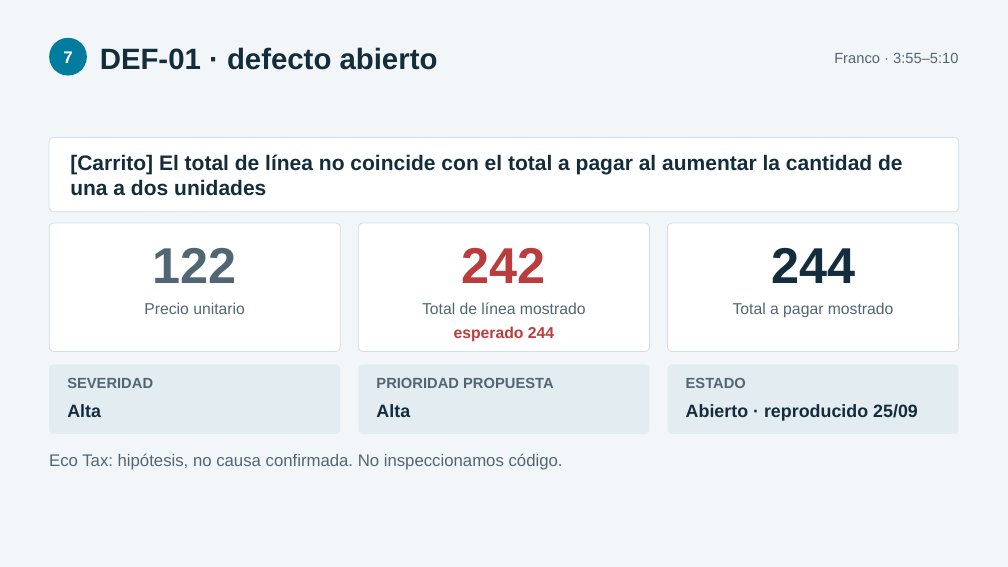
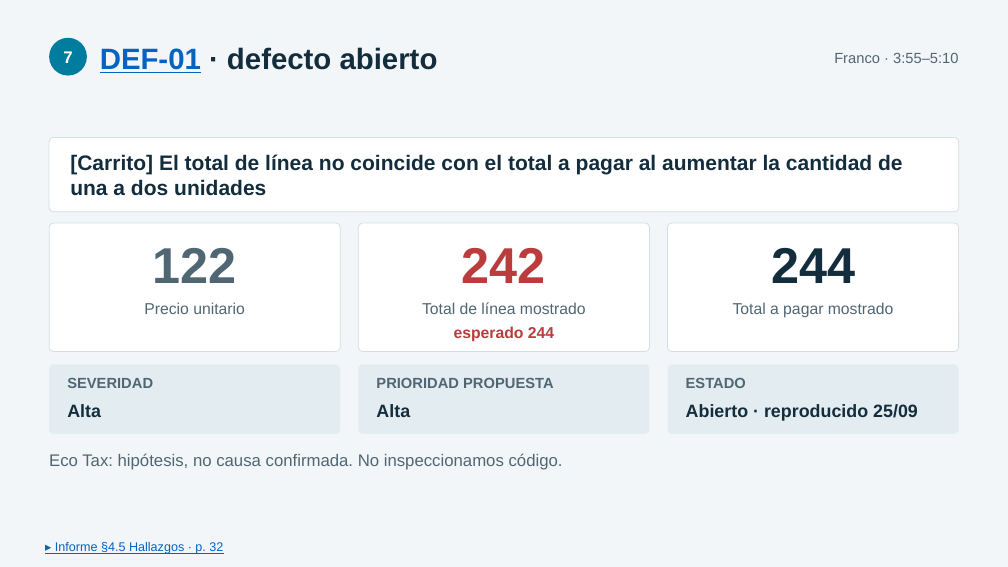
Before and after one commit to usuariogranit/Proyecto1_Caso3_OpenCart, a slide deck: slide 7 of entrega/Proyecto1_Caso3_Grupo5/Proyecto1_Caso3_Grupo5_Exposicion_FINAL.pptx. Drawn at 1008x567 pixels with LibreOffice and Linux fonts; fonts in the diff are those of the drawing. Boxes give left, top, right and bottom in pixels: in the first picture for what was removed or moved away, otherwise in the second. Text is boxed around its words. In the diff, an @@ line names an element or a change of style, - is before the commit and + after.

Commit message:
Presentacion final con 36 enlaces al informe: pie por lamina e identificadores de caso y de defecto

```diff
--- a/entrega/Proyecto1_Caso3_Grupo5/Proyecto1_Caso3_Grupo5_Exposicion_FINAL.pptx
+++ b/entrega/Proyecto1_Caso3_Grupo5/Proyecto1_Caso3_Grupo5_Exposicion_FINAL.pptx
@@ text "DEF-01 · defecto abierto" at [100,47,438,73]: text colour #142D3D to #0563C1, underline on in "DEF-01" @@
@@ text added at [55,542,223,554], 12 pt, text #0563C1, underline @@
+▸ Informe §4.5 Hallazgos · p. 32
```
Also in this commit, not shown: 16 other slides changed, 1 other file.
